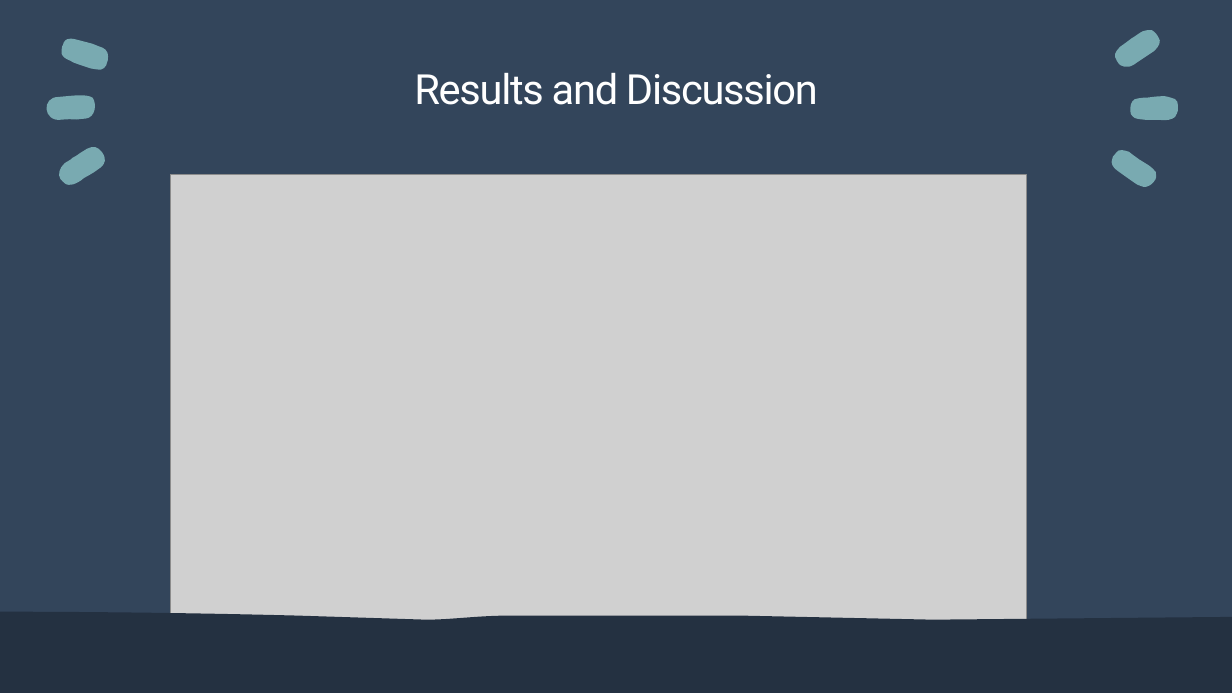
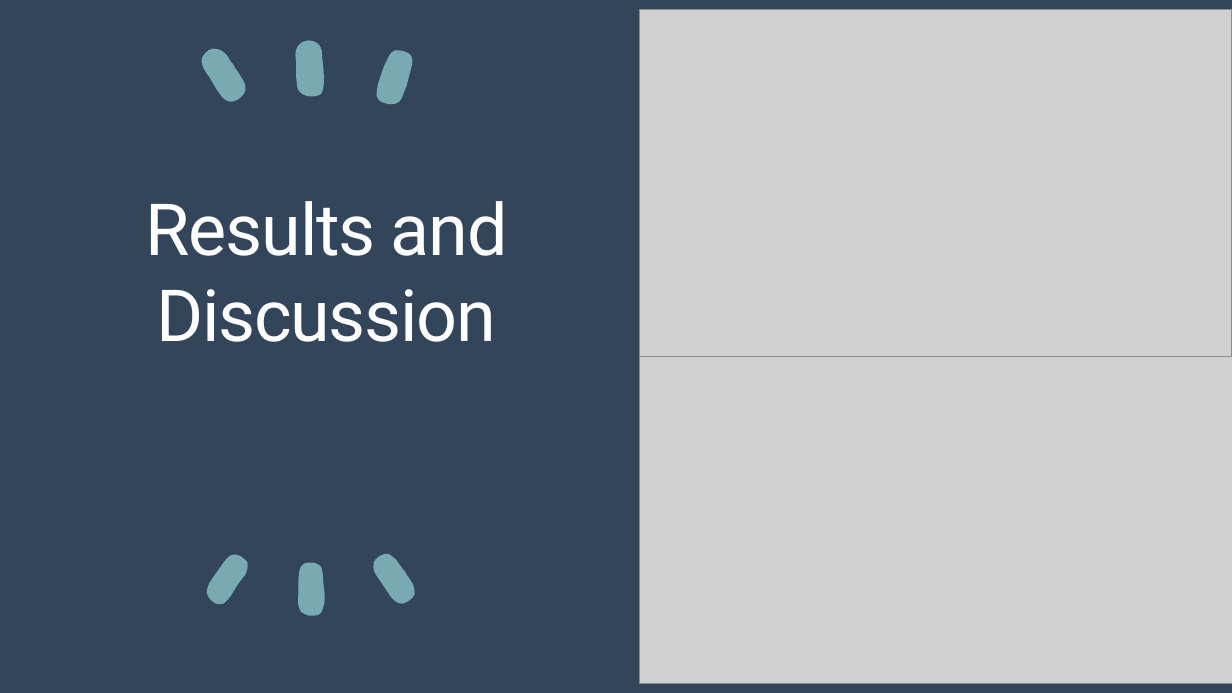
Before and after one commit to satish2902/photocapture, a slide deck: slide 8 of Satish.pptx. Drawn at 1232x693 pixels with LibreOffice and Linux fonts; fonts in the diff are those of the drawing; grey boxes stand for pictures. Boxes give left, top, right and bottom in pixels: in the first picture for what was removed or moved away, otherwise in the second. Text is boxed around its words. In the diff, an @@ line names an element or a change of style, - is before the commit and + after.

Commit message:
Updated PPT and Screenshot Removed

```diff
--- a/Satish.pptx
+++ b/Satish.pptx
@@ freeform shape added at [282,29,334,102], fill #79AAB1 @@
@@ picture: place and size @@
-picture at [171,175,1027,656]
+picture at [640,9,1232,356]
@@ freeform shape at [195,46,252,105]: rotation 280 to 10 degrees; outline redrawn @@
@@ freeform shape added at [375,48,415,107], fill #79AAB1 @@
@@ freeform shape removed at [37,85,99,131] @@
@@ freeform shape removed at [1130,96,1177,120] @@
@@ freeform shape removed at [57,141,107,191] @@
@@ title "Results and Discussion": place and size @@
-title "Results and Discussion" at [414,73,818,105]
+title "Results and Discussion" at [146,201,508,342]
@@ title "Results and Discussion" at [146,201,508,342]: size 32.4 to 56 pt; vertical alignment top to bottom @@
@@ picture added at [640,337,1232,684] @@
@@ freeform shape at [199,551,256,607]: rotation 14 to 73 degrees; outline redrawn @@
@@ freeform shape added at [298,563,324,616], fill #79AAB1 @@
@@ freeform shape at [365,551,423,608]: rotation 343 to 104 degrees; outline redrawn @@
@@ freeform shape removed at [0,611,1232,693] @@
```
Also in this commit, not shown: 1 other slide changed, 1 slide added, 1 other file.
